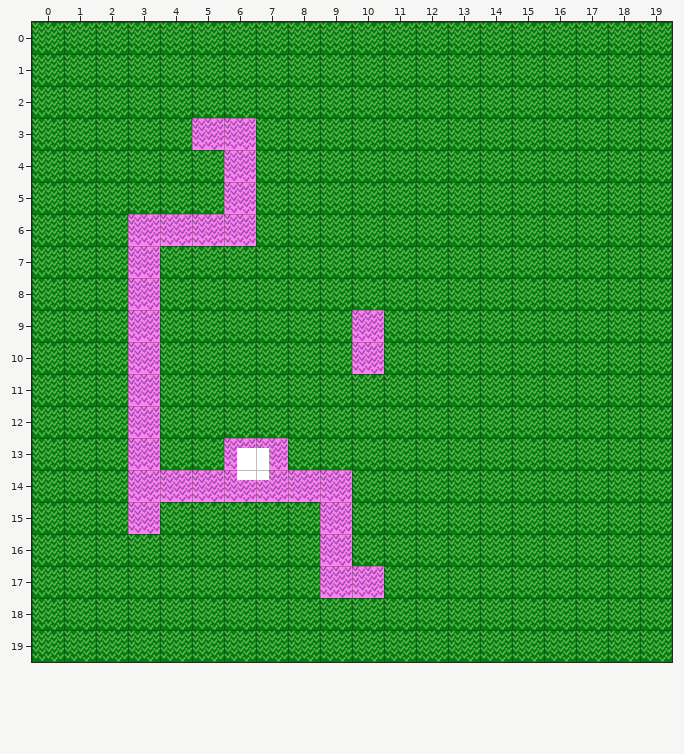
Tiled map (JSON): maps/adventure.json. The first picture shows the starting point.
Cells are 64x64 px. Shown: x 0..19, y 0..19.
The result:
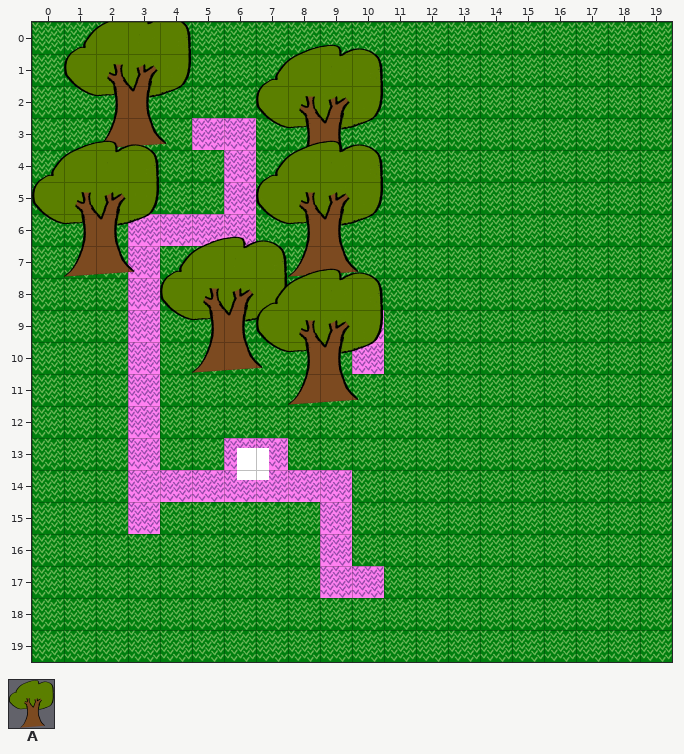
Key: from "Tree": A 0.
_ is an empty cell.
Tiles of an added or newly shown layer are drawn over the layers below it.
From the commit log: Tree and Arrow Keys
The exact change:
Layer "treeLayer" (added):
y 3: x 1 _ -> A
y 4: x 7 _ -> A
y 7: x 0 _ -> A; x 7 _ -> A
y 10: x 4 _ -> A
y 11: x 7 _ -> A
Pixel boxes of the changes (left, top, right, bottom) in both pictures:
added: (32, 22, 384, 405)
